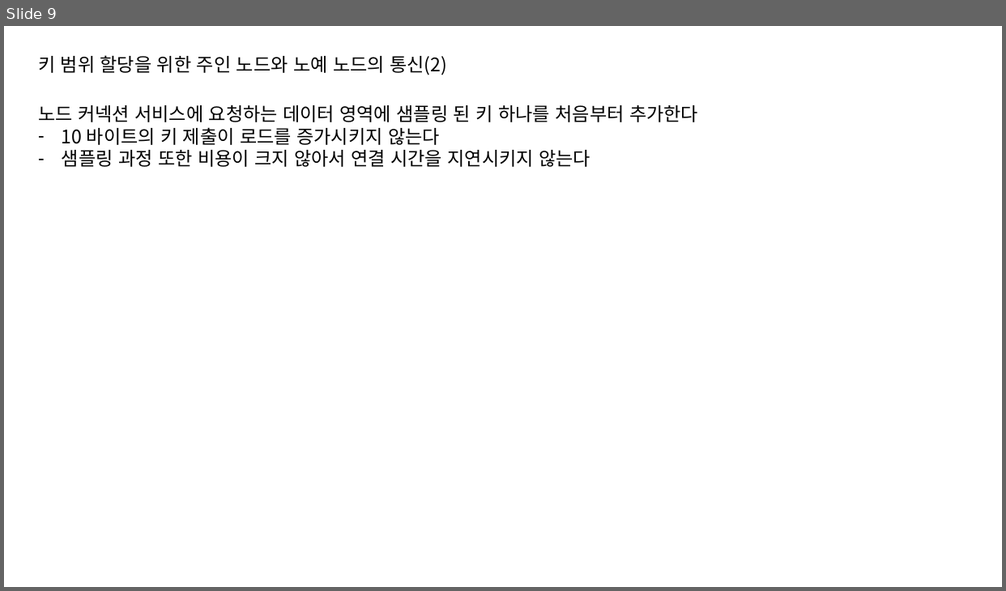
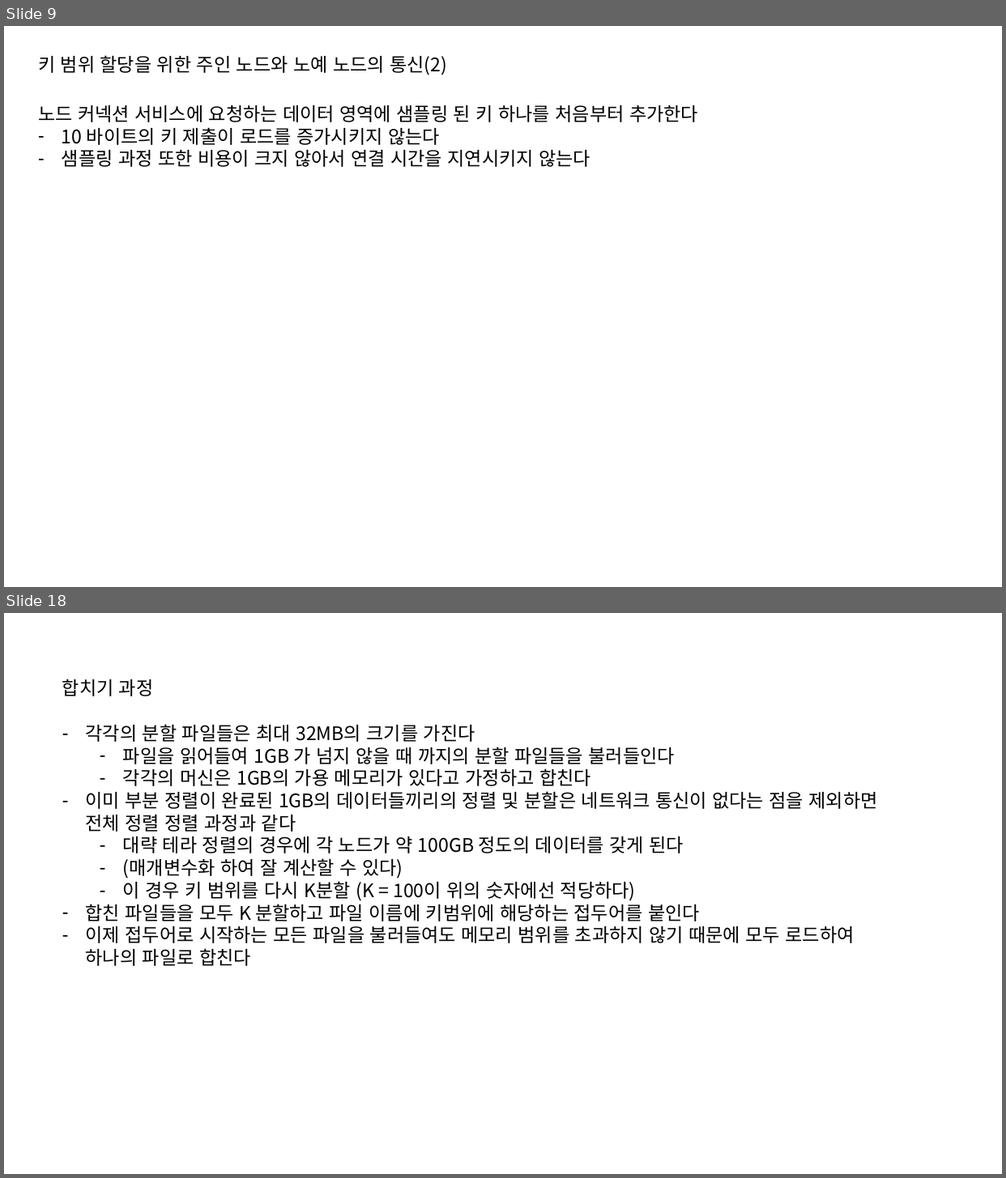
Before and after one commit to HoOngEe/cs434-doc, a slide deck: Design.pptx. Shown one above the other, each under a label of ours: slide 9 before the commit, slides 9 and 18 after it; the slides between them are not shown. The pictures are 1006x591 and 1006x1178 pixels, drawn with LibreOffice and Linux fonts; fonts in the diff are those of the drawing. Boxes give left, top, right and bottom in pixels: in the first picture for what was removed or moved away, otherwise in the second. Text is boxed around its words. In the diff, an @@ line names an element or a change of style, - is before the commit and + after.

```diff
--- a/Design.pptx
+++ b/Design.pptx
@@ slide 18 added at (x1=4, y1=613, x2=1002, y2=1174), background #FFFFFF @@
@@ text added at (x1=62, y1=679, x2=878, y2=966), 18 pt, text #000000 @@
+합치기 과정
+– 각각의 분할 파일들은 최대 32MB의 크기를 가진다
+  – 파일을 읽어들여 1GB 가 넘지 않을 때 까지의 분할 파일들을 불러들인다
+  – 각각의 머신은 1GB의 가용 메모리가 있다고 가정하고 합친다
+– 이미 부분 정렬이 완료된 1GB의 데이터들끼리의 정렬 및 분할은 네트워크 통신이 없다는 점을 제외하면 전체 정렬 정렬 과정과 같다
+  – 대략 테라 정렬의 경우에 각 노드가 약 100GB 정도의 데이터를 갖게 된다
+  – (매개변수화 하여 잘 계산할 수 있다)
+  – 이 경우 키 범위를 다시 K분할 (K = 100이 위의 숫자에선 적당하다)
+– 합친 파일들을 모두 K 분할하고 파일 이름에 키범위에 해당하는 접두어를 붙인다
+– 이제 접두어로 시작하는 모든 파일을 불러들여도 메모리 범위를 초과하지 않기 때문에 모두 로드하여 하나의 파일로 합친다
```
Also in this commit, not shown: 1 slide changed, 9 other slides added.
